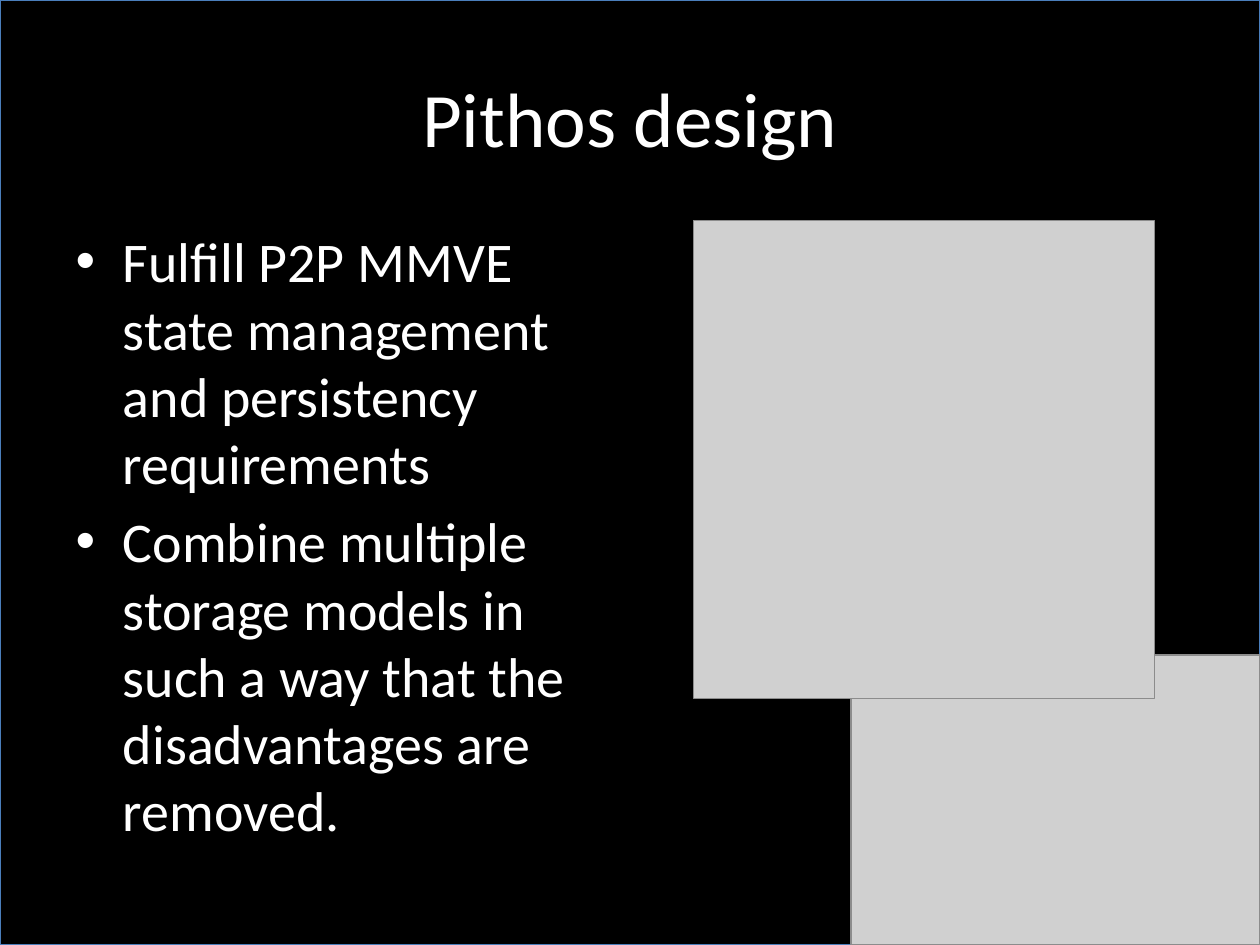
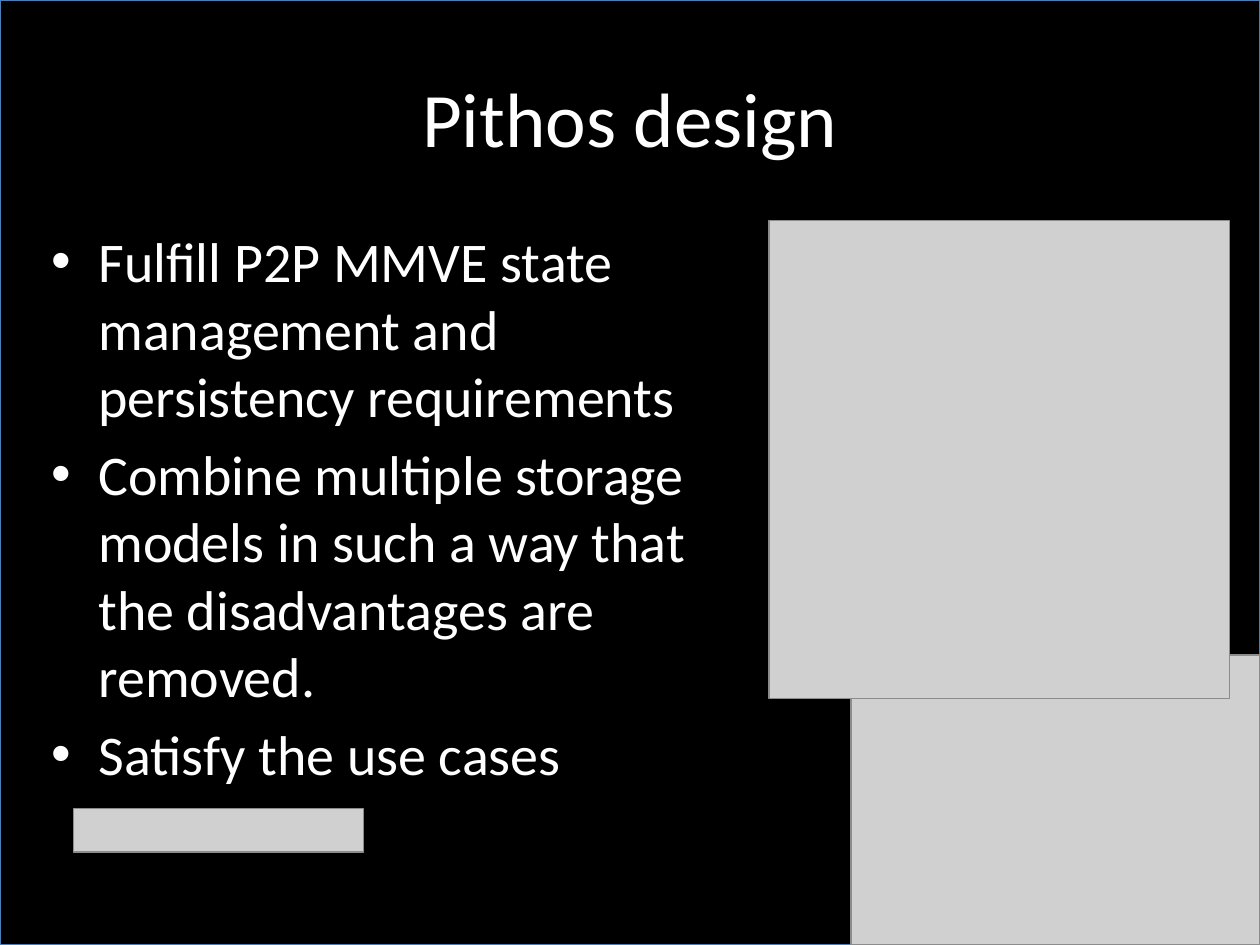
Before and after one commit to jsgilmore/pithos, a slide deck: slide 20 of thesis/phd_talk/PhD_talk.pptx. Drawn at 1260x945 pixels with LibreOffice and Linux fonts; fonts in the diff are those of the drawing; grey boxes stand for pictures. Boxes give left, top, right and bottom in pixels: in the first picture for what was removed or moved away, otherwise in the second. Text is boxed around its words. In the diff, an @@ line names an element or a change of style, - is before the commit and + after.

```diff
--- a/thesis/phd_talk/PhD_talk.pptx
+++ b/thesis/phd_talk/PhD_talk.pptx
@@ text "Fulfill P2P MMVE state management ...": place and size @@
-text "Fulfill P2P MMVE state management ..." at [123, 243, 564, 832]
+text "Fulfill P2P MMVE state management ..." at [98, 243, 685, 784]
@@ picture: place and size @@
-picture at [694, 220, 1155, 698]
+picture at [769, 220, 1230, 698]
@@ text at [98, 736, 561, 784]: paragraph added @@
+• Satisfy the use cases
@@ picture added at [73, 809, 363, 853] @@
```
Also in this commit, not shown: 11 other slides changed, 2 slides added, 2 slides removed, 1 other file.
